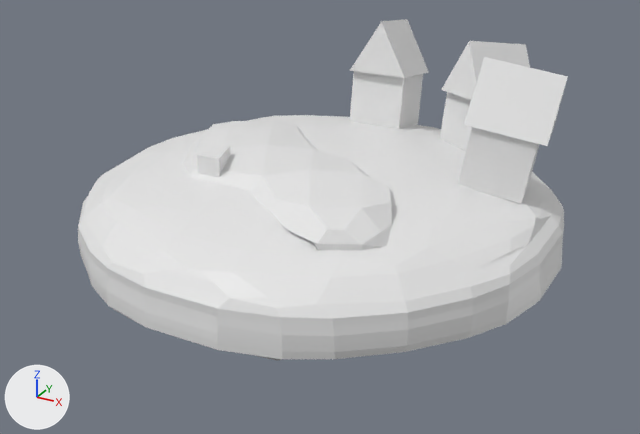
A saved change to the glTF model ggj2025/assets/models/lilypad-village.gltf.
Both versions are drawn from a camera (50 mm lens) standing at (16.4, -29.9, 14.9) and looking at (0.4, -0.9, 0.4). Lighting does not change. The marker at lower left points along +X, +Y and +Z. Where no turn or scale is listed for an object, it has been applied to the vertices.
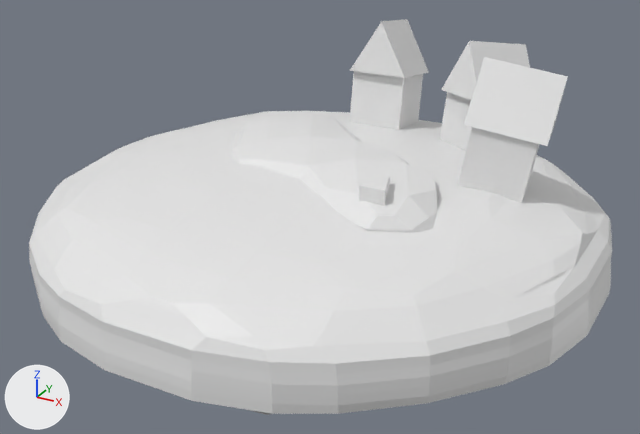
Changed parts and their boxes [x1, y1, x2, y2] in the pictures (640 x 434 px):
'Cylinder-col', added
    after: [29, 111, 612, 415]
'Cylinder', deleted
    before: [78, 115, 564, 361]
'Icosphere.002', moved
    before: [183, 121, 392, 251]
    after: [231, 114, 438, 233]
'Cylinder.005', moved
    before: [197, 146, 230, 177]
    after: [359, 175, 390, 206]

What changed in the scene script:
```text
Add me_cylinder_004_1:
    me_cylinder_004_1.from_pydata(...)  # 28 vertices, 52 faces; spans x -0.99..0.99, y -0.93..1.0, z -1.0..1.0
Add me_cylinder_1:
    me_cylinder_1.from_pydata(...)  # 496 vertices, 986 faces; spans x -11.6..11.6, y -11.6..11.6, z -1.2..3.1
Remove ob_cylinder:
    ob_cylinder = bpy.data.objects.new('Cylinder', me_cylinder)
    ob_cylinder.location = (0.0, 0.0, 0.0)
Change ob_icosphere_002:
    ob_icosphere_002.location: (-3.36, -0.28, 1.9) -> (-2.4, 1.55, 1.9)
Change ob_cylinder_005:
    ob_cylinder_005.parent: ob_cylinder_004 -> ob_cylinder_004_col
Add ob_cylinder_004_col:
    ob_cylinder_004_col = bpy.data.objects.new('Cylinder.004-col', me_cylinder_004_1)
    ob_cylinder_004_col.location = (4.04, -2.22, 2.19)
    ob_cylinder_004_col.rotation_euler = (0.0, 0.0, 3.142)  # degrees (0, 0, 180)
    ob_cylinder_004_col.scale = (-1.0, -1.0, -0.0824)
Add ob_cylinder_col:
    ob_cylinder_col = bpy.data.objects.new('Cylinder-col', me_cylinder_1)
    ob_cylinder_col.location = (0.0, 0.0, -0.6)
```
